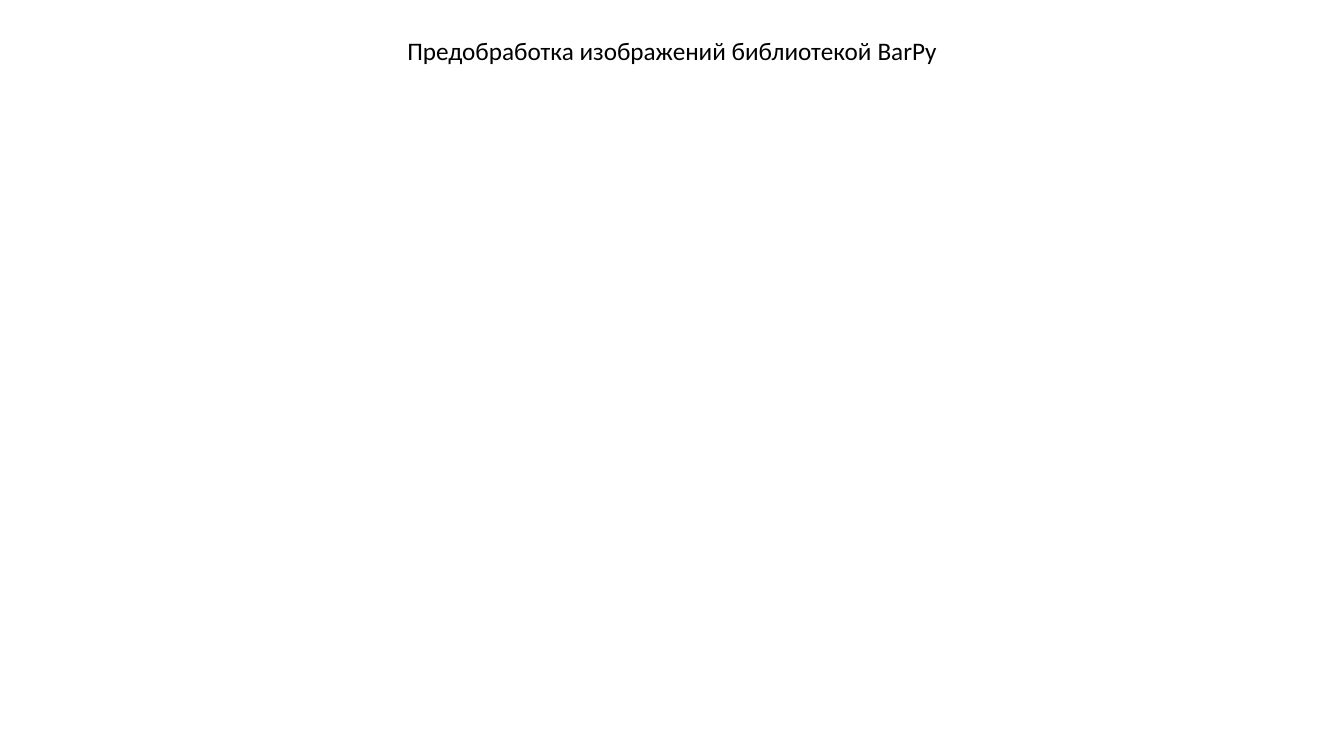
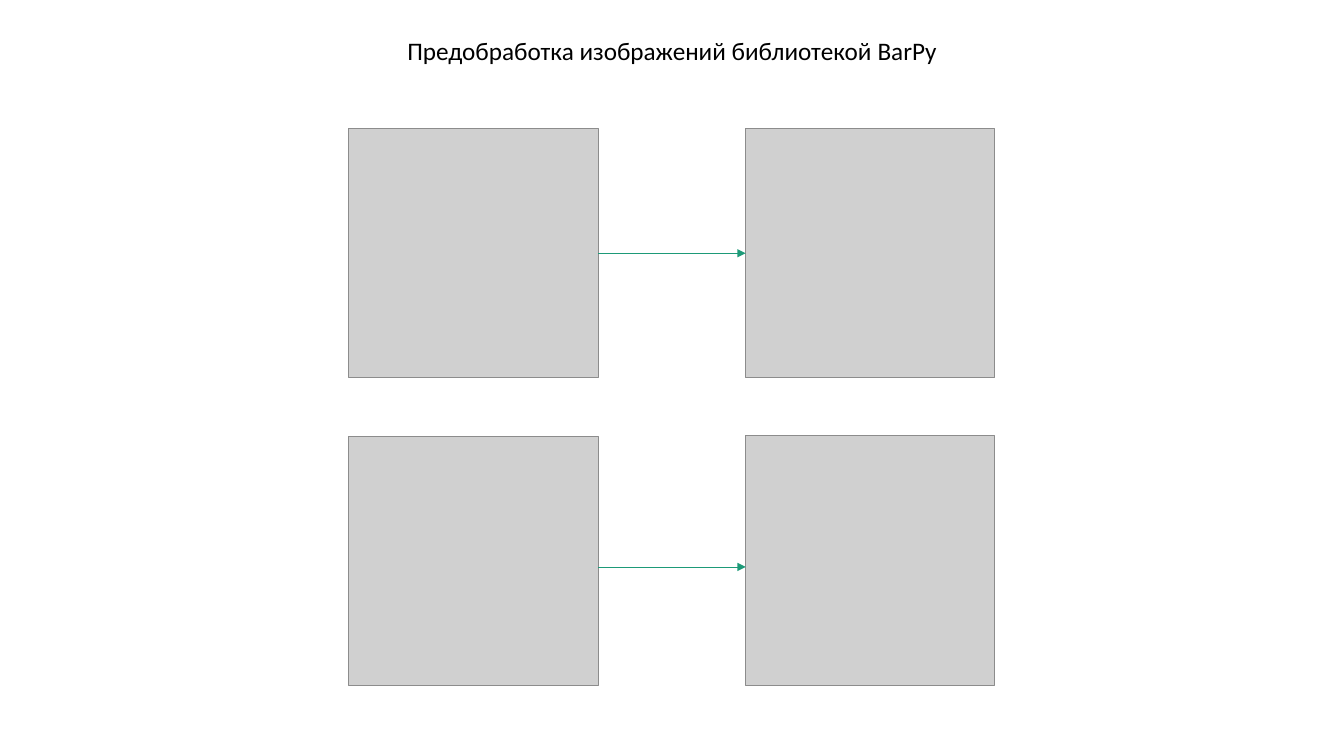
Before and after one commit to KanVull/Kursach-8Sem, a slide deck: slide 3 of Презентация.pptx. Drawn at 1344x756 pixels with LibreOffice and Linux fonts; fonts in the diff are those of the drawing; grey boxes stand for pictures. Boxes give left, top, right and bottom in pixels: in the first picture for what was removed or moved away, otherwise in the second. Text is boxed around its words. In the diff, an @@ line names an element or a change of style, - is before the commit and + after.

```diff
--- a/Презентация.pptx
+++ b/Презентация.pptx
@@ picture added at [349, 129, 598, 378] @@
@@ picture added at [746, 129, 995, 378] @@
@@ arrow added from (599, 253) to (746, 253), #1D9A78 0.5 pt @@
@@ picture added at [349, 437, 598, 686] @@
@@ picture added at [746, 436, 995, 685] @@
@@ arrow added from (599, 567) to (746, 567), #1D9A78 0.5 pt @@
```
Also in this commit, not shown: 6 slides added, 14 slides removed, 4 other files.
